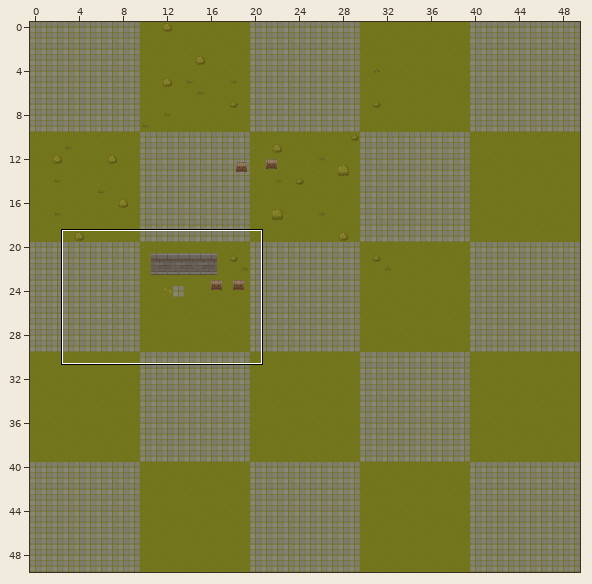
Two states of a Tiled map (JSON), PixiJS/assets/tilemaps/TreasureHunter2D.tmj. Above: a wide view before the commit, with the close-up outlined.
Close-up. As it was:
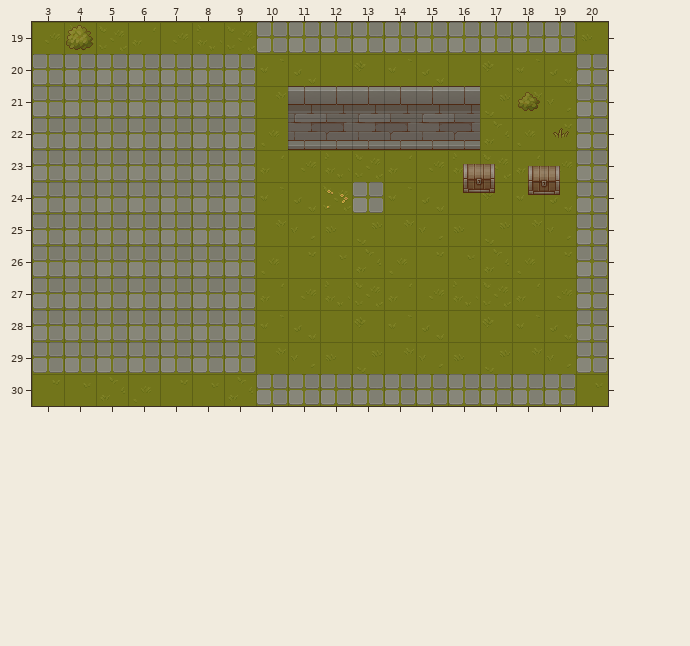
Cells are 32x32 px. Shown: x 3..20, y 19..30. The commit also changed other parts of the map, which this record leaves out.
Now the later version:
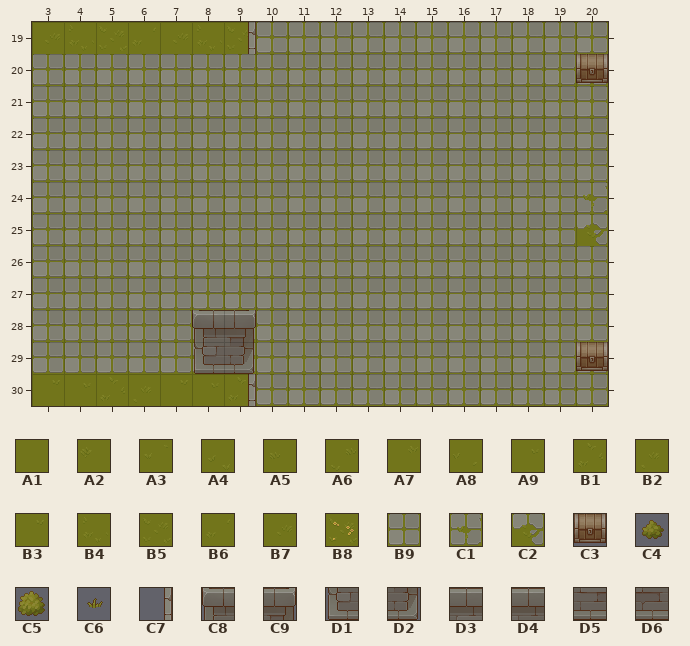
Key: from "GrassTileset": A1 0, A2 1, A3 2, A4 3, A5 8, A6 9, A7 10, A8 11, A9 16, B1 17, B2 18, B3 19, B4 24, B5 25, B6 26, B7 27, B8 29, B9 32, C1 40, C2 57; from "ObjectsTileset": C3 19; from "PlantsTileset": C4 97, C5 99, C6 193; from "WallTileset": C7 26, C8 60, C9 61, D1 76, D2 77, D3 145, D4 146, D5 161, D6 162.
__ is an empty cell, ## one hidden under a higher layer.
Objects are placed by their top-left corner, in cells (3,4 is the top-left corner of cell 3,4); size is 1x1 cell unless given.
The exact change:
{"where": "layer \"GroundLayer\""}
{"y":19,"x":20,"old":"A5","new":"B9"}
{"y":20,"x":10,"old":"A3 A4 A1 A2 A3 A4 A1 A2 A3 A4","new":"B9 B9 B9 B9 B9 B9 B9 B9 B9 B9"}
{"y":21,"x":10,"old":"A7 A8 A5 A6 A7 A8 A5 A6 A7 A8","new":"B9 B9 B9 B9 B9 B9 B9 B9 B9 B9"}
{"y":22,"x":10,"old":"B2 ## ## ## ## ## ## B1 B2 B3","new":"B9 B9 B9 B9 B9 B9 B9 B9 B9 B9"}
{"y":23,"x":10,"old":"B6 B7 B4 B5 B6 B7 B4 B5 B6 B7","new":"B9 B9 B9 B9 B9 B9 B9 B9 B9 B9"}
{"y":24,"x":10,"old":"A3 A4 B8","new":"B9 B9 B9"}
{"y":24,"x":14,"old":"A3 A4 A1 A2 A3 A4 B9","new":"B9 B9 B9 B9 B9 B9 C1"}
{"y":25,"x":10,"old":"A7 A8 A5 A6 A7 A8 A5 A6 A7 A8 B9","new":"B9 B9 B9 B9 B9 B9 B9 B9 B9 B9 C2"}
{"y":26,"x":10,"old":"B2 B3 A9 B1 B2 B3 A9 B1 B2 B3","new":"B9 B9 B9 B9 B9 B9 B9 B9 B9 B9"}
{"y":27,"x":10,"old":"B6 B7 B4 B5 B6 B7 B4 B5 B6 B7","new":"B9 B9 B9 B9 B9 B9 B9 B9 B9 B9"}
{"y":28,"x":10,"old":"A3 A4 A1 A2 A3 A4 A1 A2 A3 A4","new":"B9 B9 B9 B9 B9 B9 B9 B9 B9 B9"}
{"y":29,"x":10,"old":"A7 A8 A5 A6 A7 A8 A5 A6 A7 A8","new":"B9 B9 B9 B9 B9 B9 B9 B9 B9 B9"}
{"y":30,"x":20,"old":"A9","new":"B9"}
{"where": "layer \"PlantLayer\""}
{"y":19,"x":4,"old":"C5","new":"__"}
{"y":21,"x":18,"old":"C4","new":"__"}
{"y":22,"x":19,"old":"C6","new":"__"}
{"where": "layer \"ObjectLayer\""}
{"now": "C3 at 20,20"}
{"now": "C3 at 20,29"}
{"was": "C3 \"ChestSuperObject\" at 16.5,23.4"}
{"was": "C3 \"ChestSuperObject\" at 18.5,23.5"}
{"where": "layer \"Walls\""}
{"y":19,"x":9,"old":"__","new":"C7"}
{"y":21,"x":11,"old":"D3 D4 D3 D4 D3 D4","new":"__ __ __ __ __ __"}
{"y":22,"x":11,"old":"D5 D6 D5 D6 D5 D6","new":"__ __ __ __ __ __"}
{"y":28,"x":8,"old":"__ __","new":"C8 C9"}
{"y":29,"x":8,"old":"__ __","new":"D1 D2"}
{"y":30,"x":9,"old":"__","new":"C7"}
{"label":"removed","picture_box":[66,25,93,50]}
{"label":"changed","picture_box":[192,22,608,406]}
